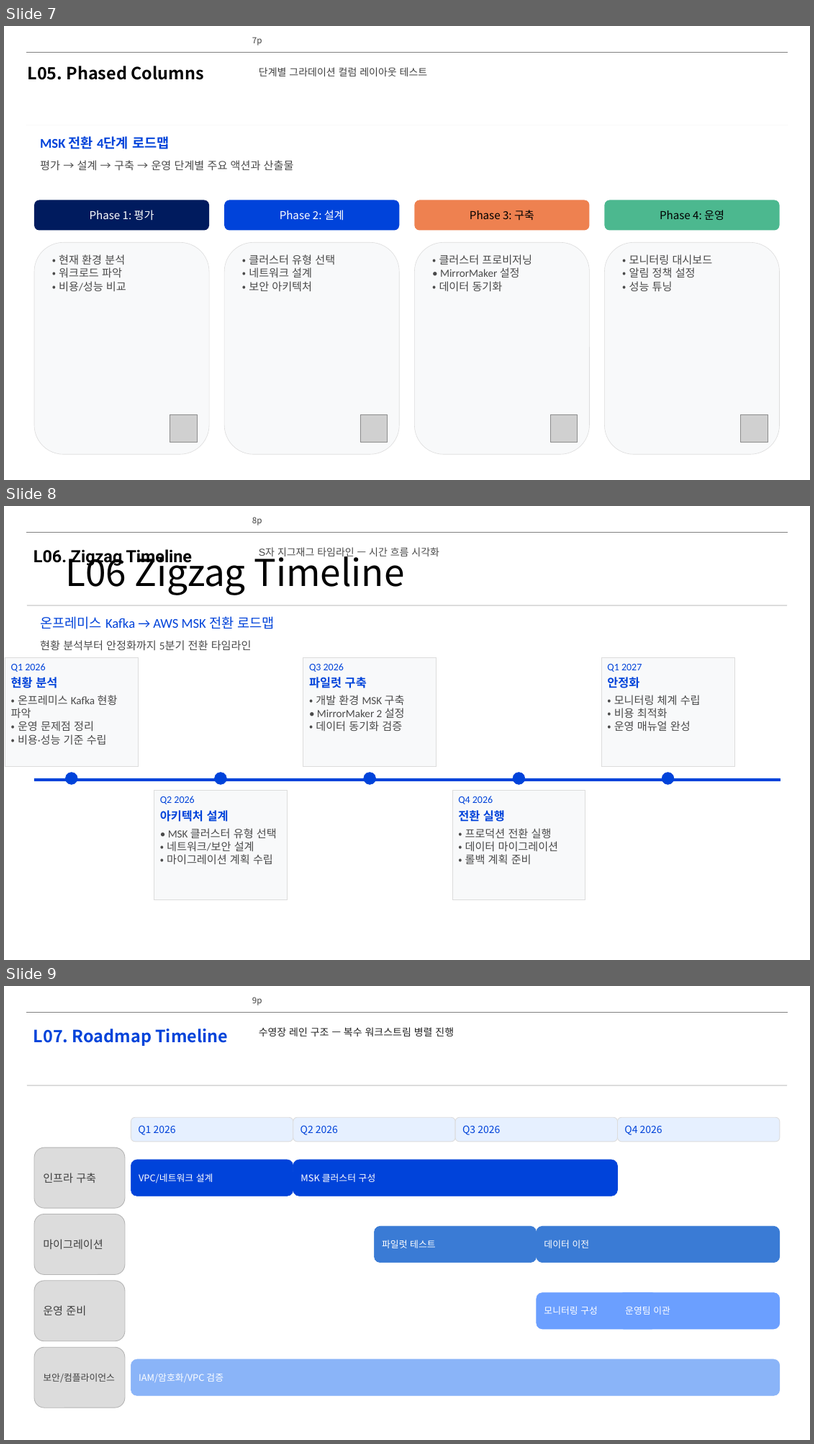
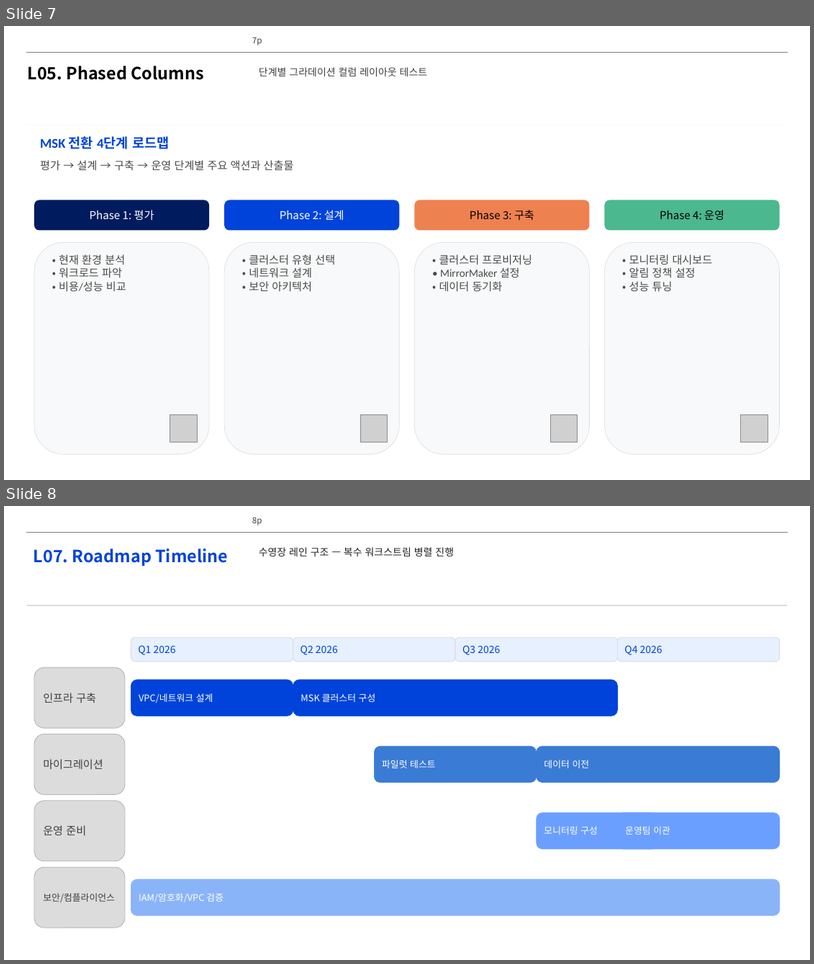
Before and after one commit to lhs6395-hslee/project-steer, a slide deck: results/pptx/AWS_MSK_Expert_Intro.pptx. Shown one above the other, each under a label of ours: slides 7, 8 and 9 before the commit, slides 7 and 8 after it. The pictures are 814x1444 and 814x964 pixels, drawn with LibreOffice and Linux fonts; fonts in the diff are those of the drawing; grey boxes stand for pictures; background and template pictures are left out. Boxes give left, top, right and bottom in pixels: in the first picture for what was removed or moved away, otherwise in the second. Text is boxed around its words. In the diff, an @@ line names an element or a change of style, - is before the commit and + after.

```diff
--- a/results/pptx/AWS_MSK_Expert_Intro.pptx
+++ b/results/pptx/AWS_MSK_Expert_Intro.pptx
@@ slide 8 removed at <box>4,506,810,960</box>, background #FFFFFF; not listed: 3 template elements that a slide beside it also shows @@
@@ title removed at <box>65,548,404,595</box> @@
-L06 Zigzag Timeline
@@ text removed at <box>259,547,440,559</box> @@
-S자 지그재그 타임라인 — 시간 흐름 시각화
@@ text removed at <box>34,549,193,566</box> @@
-L06. Zigzag Timeline
@@ rectangle removed at <box>28,605,787,606</box> @@
@@ text removed at <box>40,616,275,629</box> @@
-온프레미스 Kafka → AWS MSK 전환 로드맵
@@ text removed at <box>40,640,252,650</box> @@
-현황 분석부터 안정화까지 5분기 전환 타임라인
@@ rectangle removed at <box>5,657,139,766</box> @@
@@ text removed at <box>11,663,45,672</box> @@
-Q1 2026
@@ text removed at <box>11,677,57,688</box> @@
-현황 분석
@@ rectangle removed at <box>304,657,437,766</box> @@
@@ text removed at <box>309,663,344,672</box> @@
-Q3 2026
@@ text removed at <box>309,677,367,688</box> @@
-파일럿 구축
@@ rectangle removed at <box>602,657,735,766</box> @@
@@ text removed at <box>607,664,642,672</box> @@
-Q1 2027
@@ text removed at <box>607,677,640,688</box> @@
-안정화
@@ text removed at <box>11,695,118,744</box> @@
-• 온프레미스 Kafka 현황 파악
-• 운영 문제점 정리
-• 비용·성능 기준 수립
@@ text removed at <box>316,695,405,731</box> @@
-• 개발 환경 MSK 구축
-• MirrorMaker 2 설정
-• 데이터 동기화 검증
@@ text removed at <box>615,695,701,731</box> @@
-• 모니터링 체계 수립
-• 비용 최적화
-• 운영 매뉴얼 완성
@@ rectangle removed at <box>34,778,780,780</box> @@
@@ ellipse removed at <box>66,772,78,784</box> @@
@@ ellipse removed at <box>214,772,226,784</box> @@
@@ ellipse removed at <box>364,772,376,784</box> @@
@@ ellipse removed at <box>513,772,525,784</box> @@
@@ ellipse removed at <box>662,772,674,784</box> @@
@@ rectangle removed at <box>154,790,287,899</box> @@
@@ text removed at <box>160,795,194,804</box> @@
-Q2 2026
@@ rectangle removed at <box>453,790,586,899</box> @@
@@ text removed at <box>458,795,493,804</box> @@
-Q4 2026
@@ text removed at <box>160,810,229,821</box> @@
-아키텍처 설계
@@ text removed at <box>167,828,277,864</box> @@
-• MSK 클러스터 유형 선택
-• 네트워크/보안 설계
-• 마이그레이션 계획 수립
@@ text removed at <box>458,810,505,821</box> @@
-전환 실행
@@ text removed at <box>466,828,559,864</box> @@
-• 프로덕션 전환 실행
-• 데이터 마이그레이션
-• 롤백 계획 준비
@@ what was slide 9 is now slide 8 @@
@@ page number at <box>252,517,262,525</box>: text changed @@
-9p
+8p
```
Also in this commit, not shown: 2 slides changed.
